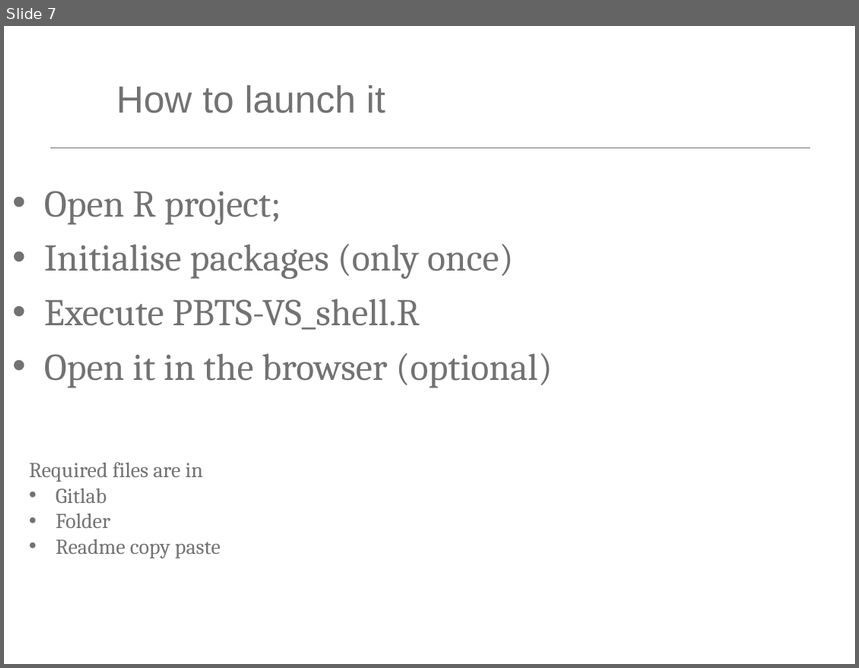
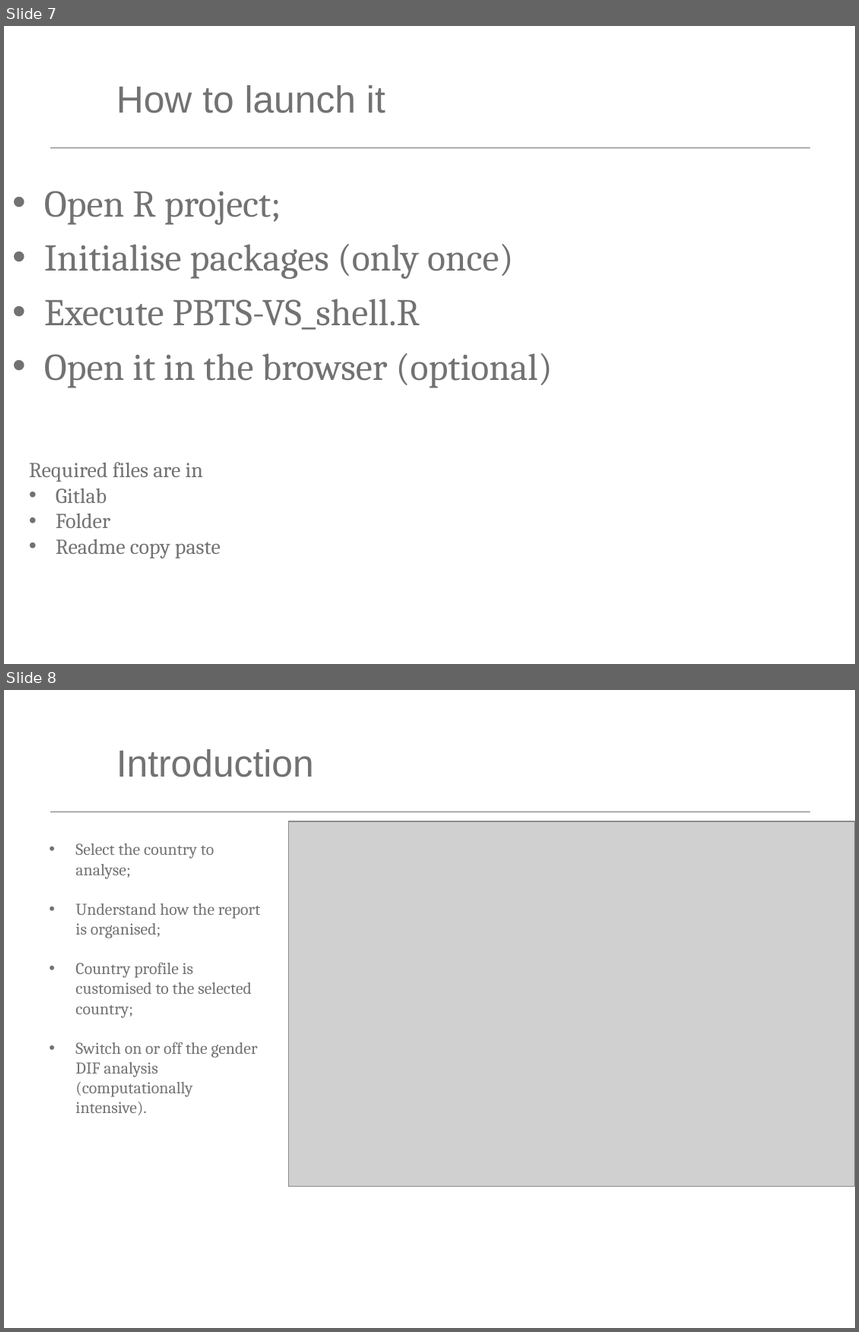
Before and after one commit to bonaventura-p/PBTS-VS, a slide deck: PBTS-VS_tutorial.pptx. Shown one above the other, each under a label of ours: slide 7 before the commit, slides 7 and 8 after it. The pictures are 859x668 and 859x1332 pixels, drawn with LibreOffice and Linux fonts; fonts in the diff are those of the drawing; grey boxes stand for pictures; background and template pictures are left out. Boxes give left, top, right and bottom in pixels: in the first picture for what was removed or moved away, otherwise in the second. Text is boxed around its words. In the diff, an @@ line names an element or a change of style, - is before the commit and + after.

```diff
--- a/PBTS-VS_tutorial.pptx
+++ b/PBTS-VS_tutorial.pptx
@@ slide 8 added at [4, 690, 855, 1328], background #FFFFFF; not listed: 1 template element that a slide beside it also shows @@
@@ title added at [116, 749, 314, 777], 32 pt, text #727272 @@
+Introduction
@@ picture added at [289, 822, 855, 1187] @@
@@ text added at [75, 844, 260, 1116], 14 pt, text #727272 @@
+• Select the country to analyse;
+• Understand how the report is organised;
+• Country profile is customised to the selected country;
+• Switch on or off the gender DIF analysis (computationally intensive).
@@ page number added at [808, 1287, 840, 1309], 10 pt, text #FFFFFF @@
+8
```
Also in this commit, not shown: 13 slides changed, 1 other slide added, 2 slides removed, 22 other files.
